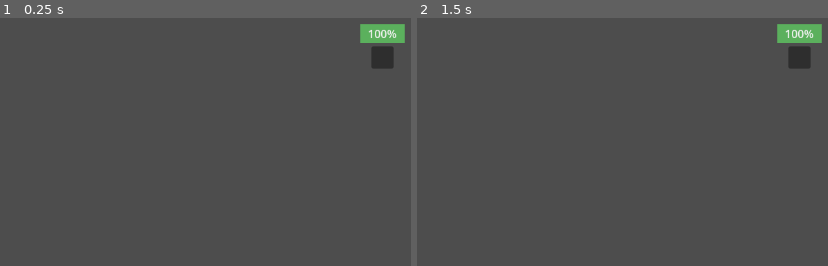
Above: before the commit, frames 1-2 (left to right).
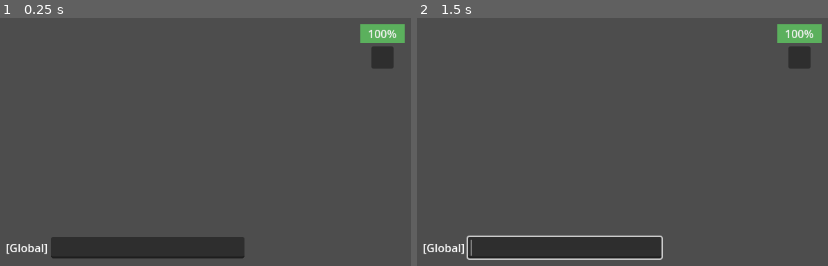
Above: after the commit, the same moments.

Repository: jonathaneeckhout/jdungeon-client
Game: Godot game, scene res://scenes/Player/Player.tscn
Two runs of this game, one before a commit and one after it. Both use one fixed random seed, a clock stepped at 60 frames per second and the inputs below. This scene is started directly instead of the project's main scene.
Inputs (mouse positions are in pixels of both pictures, inside the frame that each line leads up to):
- Up to frame 1 (0.25 s): no input
- Up to frame 2 (1.5 s): tap Enter (ui_accept) at 0.5 s; move the mouse to (outside the picture) at 0.52 s; hold Enter (ui_accept) 0.53-1.28 s; move the mouse to (638, 80) at 1.27 s; click (638, 80) at 1.35 s

The runs differ from the first frame. In frame 1, 4.2% of the frame differs, in the area x 1-60%, y 88-97%; in frame 2, 5.0%, in the area x 1-60%, y 87-98%.

Commit message:
add chat functionality

Diff:
--- /dev/null
+++ b/scenes/ChatPanel/ChatPanel.gd
@@ -0,0 +1,99 @@
+extends Control
+
+const GROUPS = {
+	"Global": {"color": "WHITE"}, "Team": {"color": "LIGHT_BLUE"}, "Wisper": {"color": "VIOLET"}
+}
+
+var current_group = "Global"
+var user_name = "player"
+
+@onready var chat_log = $VBoxContainer/ChatLog
+@onready var input_label = $VBoxContainer/HBoxContainer/Label
+@onready var input_field = $VBoxContainer/HBoxContainer/LineEdit
+
+
+func _ready():
+	input_field.text_submitted.connect(_on_text_submitted)
+	change_group("Global")
+	AuthenticationConnection.chat_message_received.connect(_on_message)
+
+
+func _input(event):
+	if event.is_action_pressed("ui_accept"):
+		input_field.grab_focus()
+	if event.is_action_pressed("ui_cancel"):
+		input_field.release_focus()
+
+
+func change_group(value: String):
+	current_group = value
+
+	input_label.text = "[" + current_group + "]"
+	input_label.set("theme_override_colors/font_color", Color(GROUPS[current_group]["color"]))
+
+
+func escape_bbcode(bbcode_text):
+	# We only need to replace opening brackets to prevent tags from being parsed.
+	return bbcode_text.replace("[", "[lb]")
+
+
+@rpc("call_local", "any_peer", "reliable", 1) func send_global_message(username, message):
+	append_chat_line_escaped(username, message, GROUPS[current_group]["color"])
+
+
+func append_chat_line_escaped(username, message, color = "WHITE"):
+	chat_log.append_text(
+		"[color=%s]%s: %s[/color]\n" % [color, escape_bbcode(username), escape_bbcode(message)]
+	)
+
+
+func _on_text_submitted(text):
+	if text == "/h" or text == "/help":
+		append_chat_line_escaped(
+			"Helper",
+			"Press /g for global chat, /t for team chat and /w <name> to wisper",
+			"SKY_BLUE"
+		)
+		input_field.text = ""
+		input_field.release_focus()
+		return
+
+	if text == "/g":
+		change_group("Global")
+		input_field.text = ""
+		input_field.release_focus()
+		return
+
+	if text == "/t":
+		change_group("Team")
+		input_field.text = ""
+		input_field.release_focus()
+		return
+
+	if text == "/w":
+		change_group("Wisper")
+		input_field.text = ""
+		input_field.release_focus()
+		return
+
+	if text != "":
+		match current_group:
+			"Global":
+				AuthenticationConnection.send_message("Global", "", text)
+			_:
+				#TODO: implement other cases
+				append_chat_line_escaped(user_name, text, GROUPS[current_group]["color"])
+
+		# Here you have to send the message to the server
+		input_field.text = ""
+		input_field.release_focus()
+
+
+func _on_message(type: String, from: String, message:String):
+	match type:
+		"Global":
+			append_chat_line_escaped(from, message, GROUPS["Global"]["color"])
+		"Team":
+			append_chat_line_escaped(from, message, GROUPS["Team"]["color"])
+		"Wisper":
+			append_chat_line_escaped(from, message, GROUPS["Wisper"]["color"])
--- /dev/null
+++ b/scenes/ChatPanel/ChatPanel.tscn
@@ -0,0 +1,38 @@
+[gd_scene load_steps=2 format=3 uid="uid://dmf2tmcuq22vg"]
+
+[ext_resource type="Script" path="res://scenes/ChatPanel/ChatPanel.gd" id="1_4dbdm"]
+
+[node name="ChatPanel" type="Control"]
+layout_mode = 3
+anchors_preset = 15
+anchor_right = 1.0
+anchor_bottom = 1.0
+offset_right = -640.0
+offset_bottom = -392.0
+grow_horizontal = 2
+grow_vertical = 2
+script = ExtResource("1_4dbdm")
+
+[node name="VBoxContainer" type="VBoxContainer" parent="."]
+layout_mode = 1
+anchors_preset = 15
+anchor_right = 1.0
+anchor_bottom = 1.0
+grow_horizontal = 2
+grow_vertical = 2
+
+[node name="ChatLog" type="RichTextLabel" parent="VBoxContainer"]
+layout_mode = 2
+size_flags_vertical = 3
+scroll_following = true
+
+[node name="HBoxContainer" type="HBoxContainer" parent="VBoxContainer"]
+layout_mode = 2
+
+[node name="Label" type="Label" parent="VBoxContainer/HBoxContainer"]
+layout_mode = 2
+text = "Global:"
+
+[node name="LineEdit" type="LineEdit" parent="VBoxContainer/HBoxContainer"]
+layout_mode = 2
+size_flags_horizontal = 3
--- a/scenes/Level/Level.gd
+++ b/scenes/Level/Level.gd
@@ -34,9 +34,9 @@
 	return true
 
 
-func add_player(character_name: String, pos: Vector2):
+func add_player(id: int, character_name: String, pos: Vector2):
 	var player = player_scene.instantiate()
-	player.player = multiplayer.get_unique_id()
+	player.player = id
 	player.position = pos
 	player.username = character_name
 	player.name = character_name
@@ -48,8 +48,8 @@
 		players.get_node(character_name).queue_free()
 
 
-func _on_player_added(character_name: String, pos: Vector2):
-	add_player(character_name, pos)
+func _on_player_added(id: int, character_name: String, pos: Vector2):
+	add_player(id, character_name, pos)
 
 
 func _on_player_removed(character_name: String):
--- a/scenes/Player/Player.gd
+++ b/scenes/Player/Player.gd
@@ -11,5 +11,15 @@
 		player = id
 
 
+func _ready():
+	if player == multiplayer.get_unique_id():
+		$Camera2D.make_current()
+		$Interface/ChatPanel.user_name = username
+		$Interface/ChatPanel.show()
+	else:
+		$Interface/ChatPanel.queue_free()
+		$Camera2D.queue_free()
+
+
 func _process(_delta):
 	move_and_slide()
--- a/scenes/Player/Player.tscn
+++ b/scenes/Player/Player.tscn
@@ -1,7 +1,8 @@
-[gd_scene load_steps=8 format=3 uid="uid://dq18xjaweyeec"]
+[gd_scene load_steps=9 format=3 uid="uid://dq18xjaweyeec"]
 
 [ext_resource type="Script" path="res://scenes/Player/Player.gd" id="1_2682b"]
 [ext_resource type="Script" path="res://scenes/Player/PlayerInput.gd" id="2_3kipm"]
+[ext_resource type="PackedScene" uid="uid://dmf2tmcuq22vg" path="res://scenes/ChatPanel/ChatPanel.tscn" id="2_k42yq"]
 [ext_resource type="Script" path="res://scenes/Player/ServerSynchronizer.gd" id="2_wjiil"]
 
 [sub_resource type="CircleShape2D" id="CircleShape2D_bgovn"]
@@ -37,9 +38,11 @@
 
 [node name="Interface" type="Control" parent="."]
 layout_mode = 3
-anchors_preset = 0
-offset_right = 40.0
-offset_bottom = 40.0
+anchors_preset = 15
+anchor_right = 1.0
+anchor_bottom = 1.0
+grow_horizontal = 2
+grow_vertical = 2
 
 [node name="Username" type="Label" parent="Interface"]
 layout_mode = 1
@@ -72,6 +75,18 @@
 value = 100.0
 metadata/_edit_lock_ = true
 
+[node name="ChatPanel" parent="Interface" instance=ExtResource("2_k42yq")]
+layout_mode = 1
+anchors_preset = 2
+anchor_top = 1.0
+anchor_right = 0.0
+offset_left = -543.0
+offset_top = 74.0
+offset_right = -199.0
+offset_bottom = 290.0
+grow_horizontal = 1
+grow_vertical = 0
+
 [node name="ServerSynchronizer" type="Node" parent="."]
 script = ExtResource("2_wjiil")
 
--- a/scripts/authenticationConnection.gd
+++ b/scripts/authenticationConnection.gd
@@ -3,6 +3,7 @@
 signal login(status: bool)
 signal connected_to_server
 signal server_disconnected
+signal chat_message_received(type: String, from: String, message:String)
 
 const URL = "wss://localhost:4433"
 
@@ -67,7 +68,7 @@
 	var res = JSON.parse_string(message)
 
 	if res["error"]:
-		print("Error in message")
+		print("Error in message, reason=[%s]" % res["reason"])
 		return
 
 	var data = res["data"]
@@ -76,8 +77,9 @@
 		"auth-response":
 			_on_authenticate_response(data["auth"], data["cookie"])
 		"load-character-response":
-			print(data)
 			_on_load_character_response(data["level"], data["address"], data["port"])
+		"chat-message":
+			_on_chat_message(data["type"], data["from"], data["message"])
 
 
 func authenticate(player_username: String, password: String):
@@ -101,6 +103,18 @@
 	)
 
 
+func send_message(type: String, target: String, message: String):
+	socket.send_text(
+		JSON.stringify(
+			{"type": "send-chat-message", "args": {"type": type, "target": target, "message": message}}
+		)
+	)
+
+
+func _on_chat_message(type: String, from: String, message:String):
+	chat_message_received.emit(type, from, message)
+
+
 func _on_load_character_response(level: String, address: String, port: int):
 	print("Switching to level %s on address %s on port %d" % [level, address, port])
 	#Close the current connection
--- a/scripts/levelsConnection.gd
+++ b/scripts/levelsConnection.gd
@@ -2,7 +2,7 @@
 
 
 signal login(status: bool)
-signal player_added(character_name: String, pos: Vector2)
+signal player_added(id: int, character_name: String, pos: Vector2)
 signal player_removed(character_name: String)
 
 
@@ -49,6 +49,7 @@
 func _on_connection_succeeded():
 	print("Connection succeeded")
 	#TODO: currently the character's name is the player's name
+	print(multiplayer.get_unique_id())
 	authenticate_with_cookie.rpc_id(1, AuthenticationConnection.username, AuthenticationConnection.cookie, AuthenticationConnection.username)
 
 
@@ -74,8 +75,8 @@
 
 
 @rpc("call_remote", "authority", "reliable")
-func add_player(character_name: String, pos: Vector2):
-	player_added.emit(character_name, pos)
+func add_player(id: int, character_name: String, pos: Vector2):
+	player_added.emit(id, character_name, pos)
 
 
 @rpc("call_remote", "authority", "reliable")
